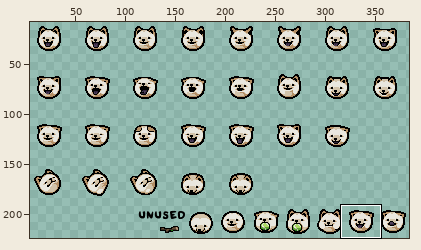
A sprite sheet gets an edit: resources/gfx/familiar/familiar_olga_head.png. The first picture is a wide view before the edit; the outline marks the close-up.
Close-up. Before:
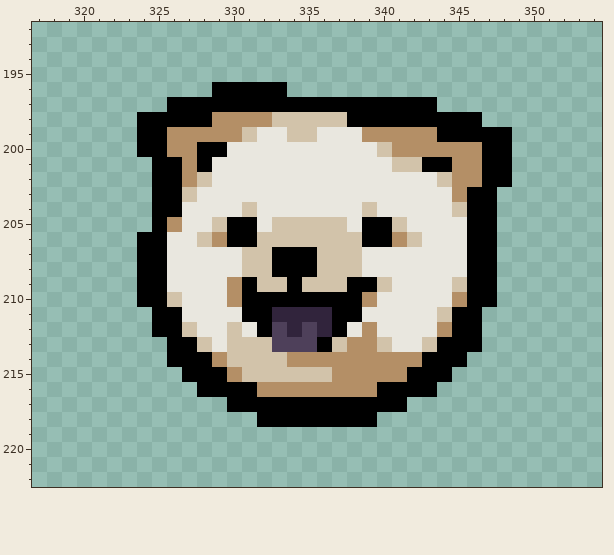
The file is 384x240 pixels. Pixels under 10% opacity are left out. Colours within 5 levels of each other are drawn and written as one. Shown: x 317..354, y 192..222. The wide view leaves out empty margins. The commit also changed other parts of the picture, which this record leaves out.
After the commit:
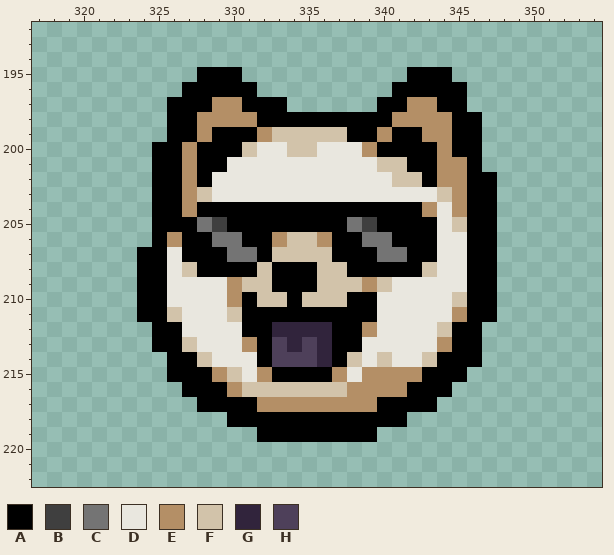
Palette (. is transparent): A #000000  B #3f3f3f  C #747474  D #e9e7df  E #b48f66  F #d2c3aa  G #31243c  H #4e405a
The edit:
Changed rows in their new state; - is an unchanged pixel.
first column x 324:
195 ----AAA-----------AAA----
196 ---AA---..-------AAAAA---
197 -----EE---......--EEAA---
198 ..--E---AAAAAA---EEEE----
199 ..AA-AAAEF--FFAA-AA-E--..
200 .-A---AF--FF---EAAAA-AA..
201 -----A----------F-A-E-A..
202 ----A------------FFAE-A-.
203 ---EF---------------F----
204 ---EAAAAAAAAAAAAAAAE-E---
205 --AACB--AAAAAACB-AAA-F---
206 .-EAACC-AE--EAACCAAA-----
207 ---AAACCAFFF-AAACCAA-----
208 ---FAAAA------AAAAAF-----
209 -------F-A-A--FE-----D---
210 --D-----FF-FFF-A-----F---
211 A-F---F--AAAA--A----DE-A-
212 ---D--DA-G-G--A-----F----
213 -A-FD-DEA-G-GAADD--DE----
214 ----FDDDAHHHGAFDFDDF--A--
215 --A--EFDEAAAA-D---E--A---
216 ---A--EFFFFFFF--EE--A----
217 ----AA--EEEEEEEE--AA-----
218 ------AA--------AA-------
219 --------AAAAAAAA---------
